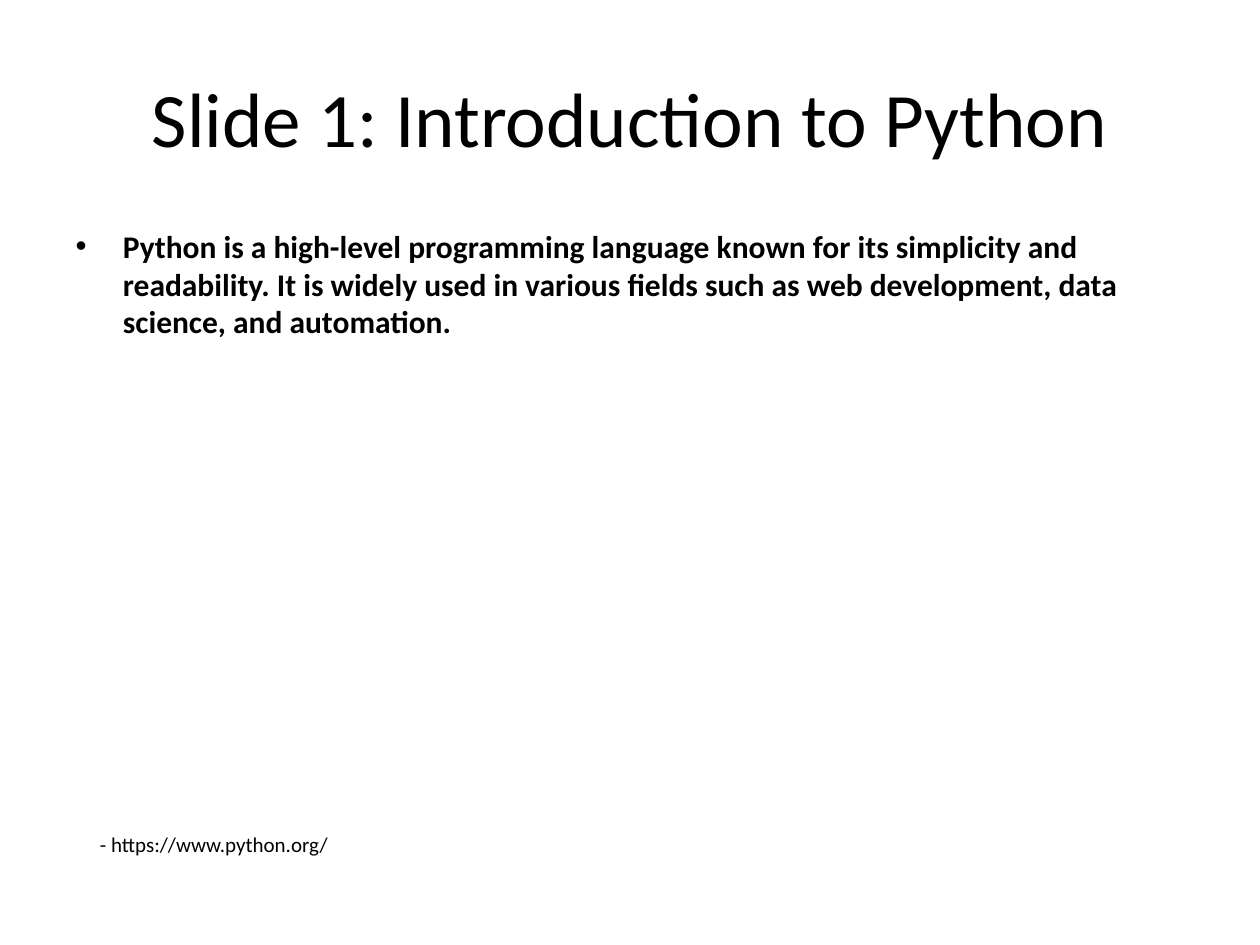
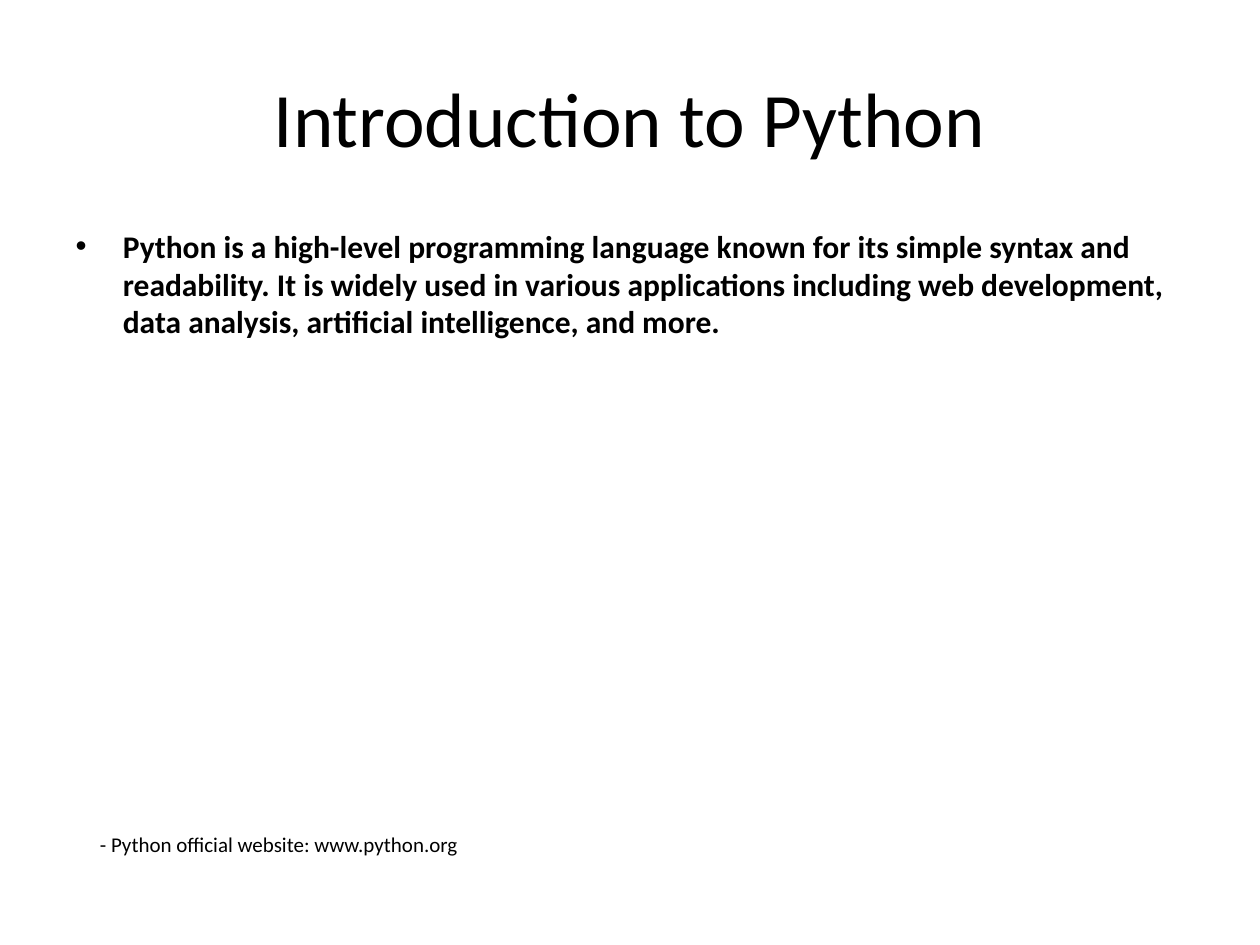
Before and after one commit to infrasvc-magang/test, a slide deck: slide 2 of backend/project/PPTX/Python_presentation.pptx. Drawn at 1260x945 pixels with LibreOffice and Linux fonts; fonts in the diff are those of the drawing. Boxes give left, top, right and bottom in pixels: in the first picture for what was removed or moved away, otherwise in the second. Text is boxed around its words. In the diff, an @@ line names an element or a change of style, - is before the commit and + after.

```diff
--- a/backend/project/PPTX/Python_presentation.pptx
+++ b/backend/project/PPTX/Python_presentation.pptx
@@ title at <box>274,93,984,160</box>: text changed @@
-Slide 1: Introduction to Python
+Introduction to Python
@@ text at <box>123,236,1163,339</box>: text changed @@
-• Python is a high-level programming language known for its simplicity and readability. It is widely used in various fields such as web development, data science, and automation.
+• Python is a high-level programming language known for its simple syntax and readability. It is widely used in various applications including web development, data analysis, artificial intelligence, and more.
@@ text at <box>111,837,457,856</box>: text changed @@
-- https://www.python.org/
+- Python official website: www.python.org
```
Also in this commit, not shown: 6 other slides changed, 3 slides added, 3 slides removed, 5 other files.
